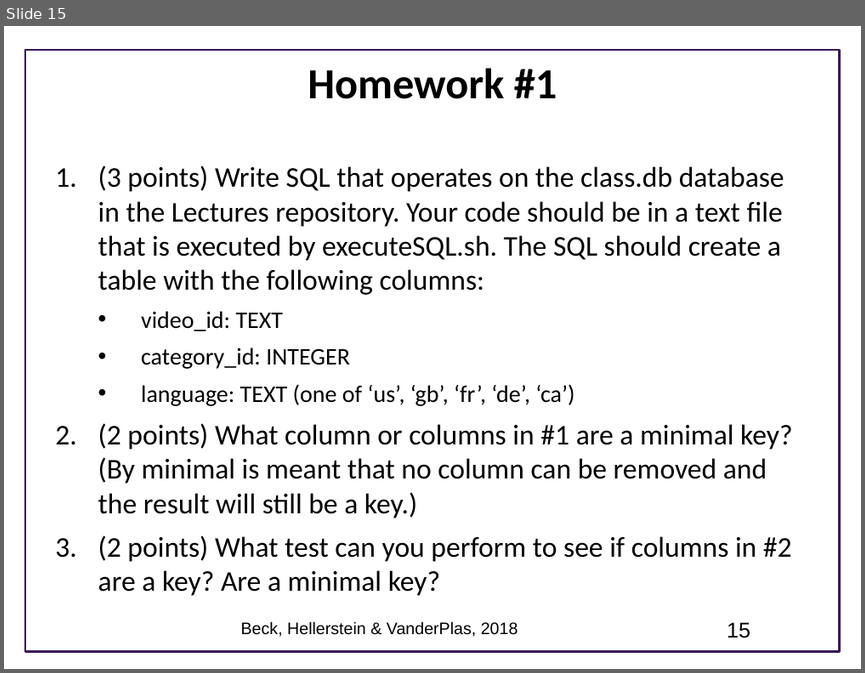
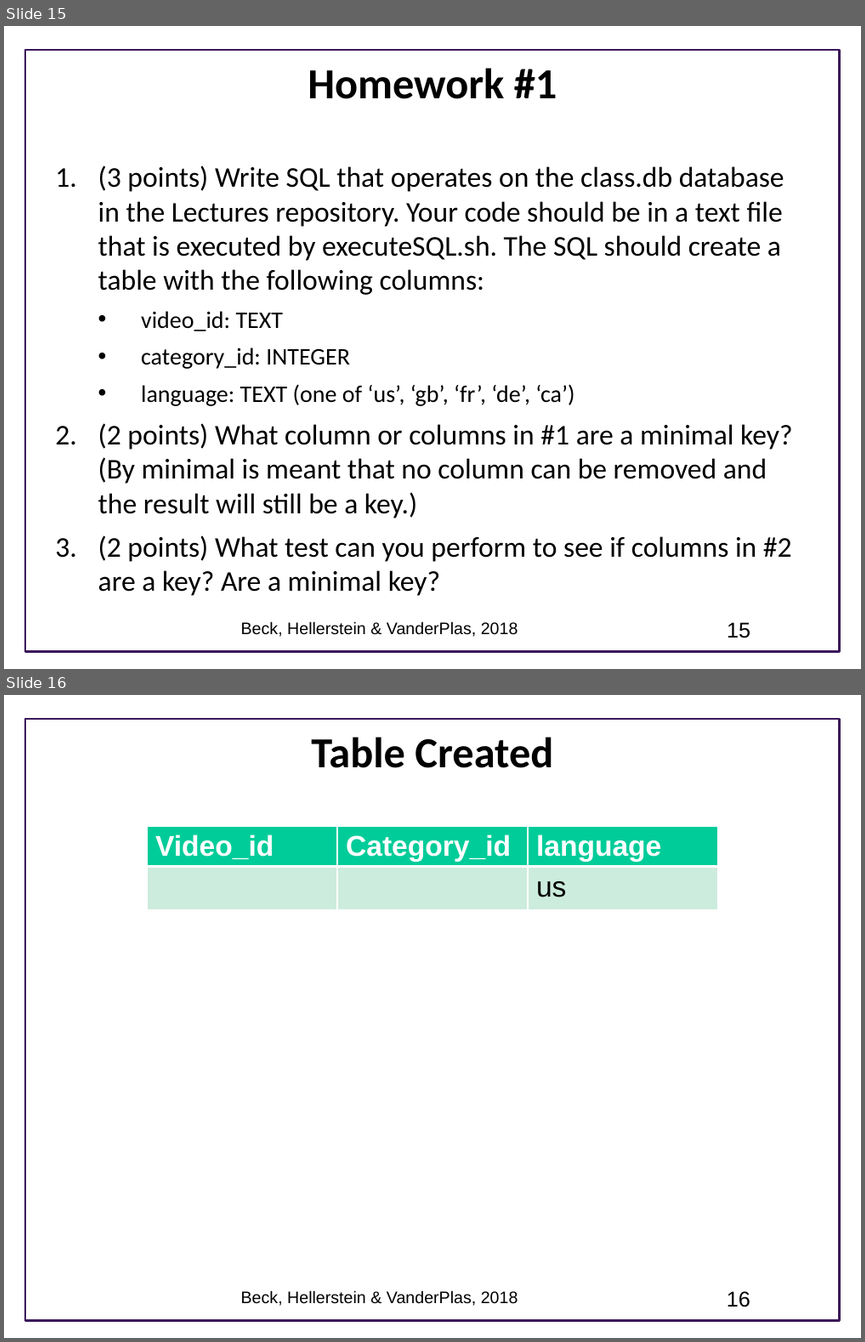
Before and after one commit to UWSEDS/LectureNotes, a slide deck: Data-Essentials/01c-Data-Essentials.pptx. Shown one above the other, each under a label of ours: slide 15 before the commit, slides 15 and 16 after it. The pictures are 865x673 and 865x1342 pixels, drawn with LibreOffice and Linux fonts; fonts in the diff are those of the drawing; background and template pictures are left out. Boxes give left, top, right and bottom in pixels: in the first picture for what was removed or moved away, otherwise in the second. Text is boxed around its words. In the diff, an @@ line names an element or a change of style, - is before the commit and + after.

Commit message:
Lecture updates

```diff
--- a/Data-Essentials/01c-Data-Essentials.pptx
+++ b/Data-Essentials/01c-Data-Essentials.pptx
@@ slide 16 added at box(4, 695, 861, 1338), background #FFFFFF; not listed: 1 template element that a slide beside it also shows @@
@@ title added at box(311, 737, 553, 768), 36 pt, text #000000, bold @@
+Table Created
@@ table added at box(147, 826, 718, 901), 2 rows, 3 columns @@
+Video_id | Category_id | language
+ |  | us
@@ text added at box(241, 1290, 518, 1305), 14 pt, text #000000 @@
+Beck, Hellerstein & VanderPlas, 2018
@@ page number added at box(726, 1291, 750, 1307), 18 pt, text #000000 @@
+16
```
